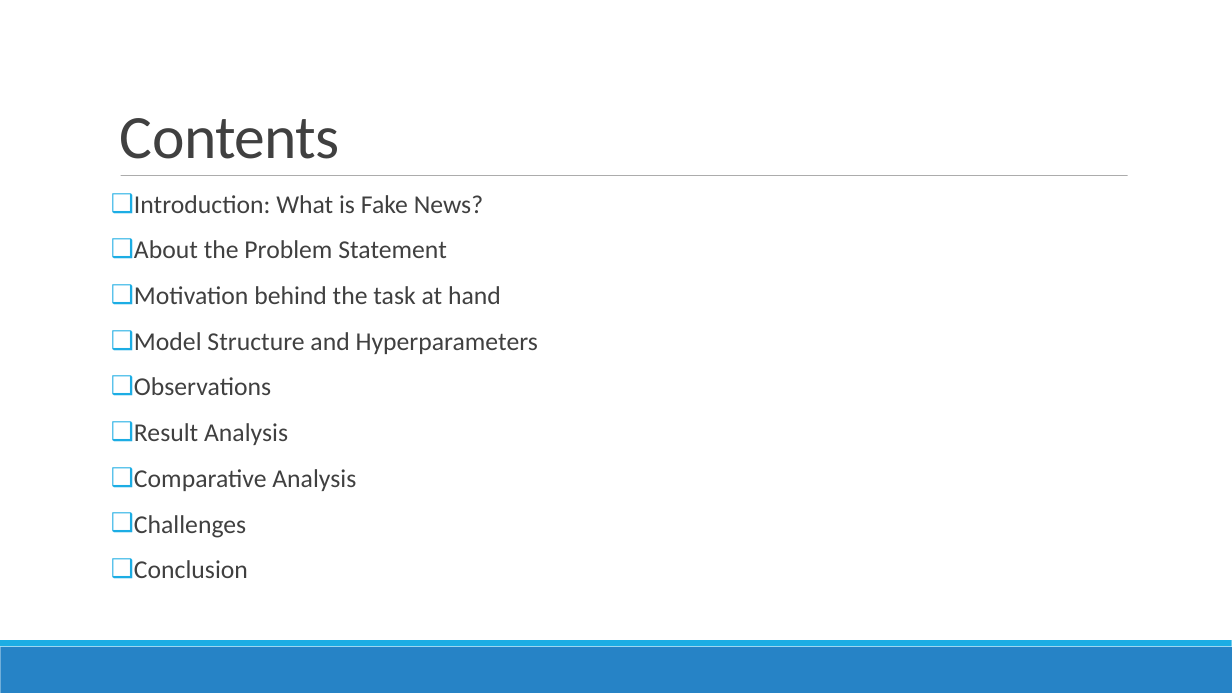
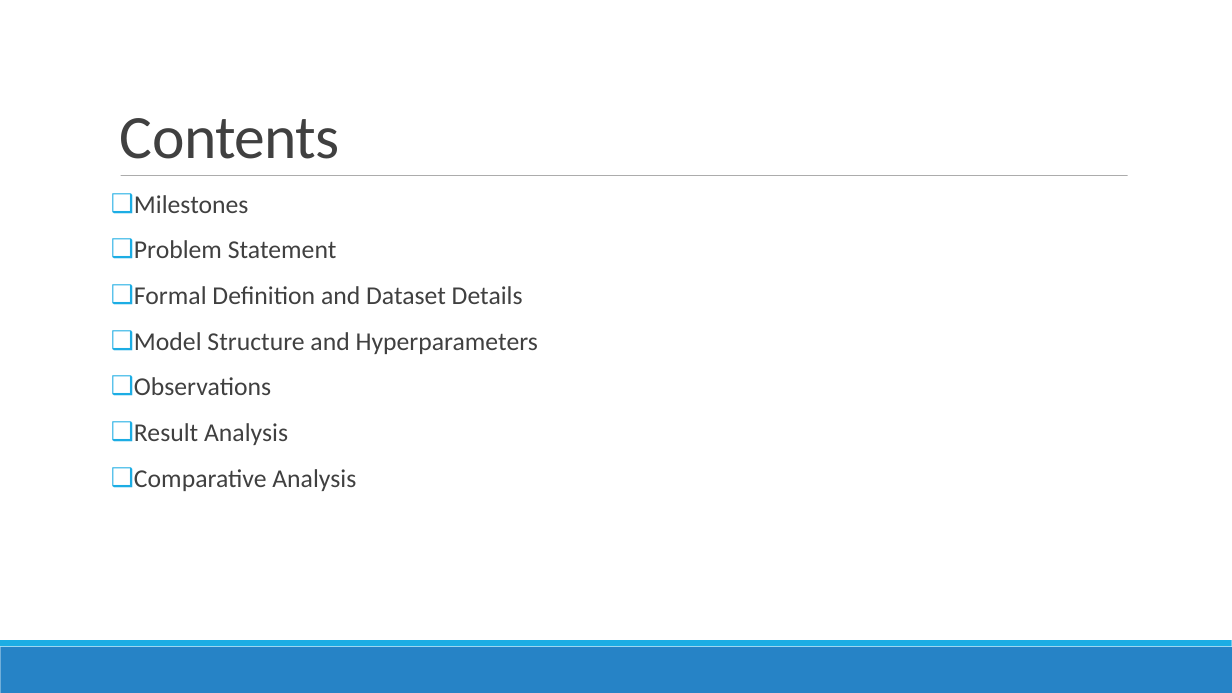
Before and after one commit to shubham-pahuja/FakeNewsDetection, a slide deck: slide 2 of Presentation-3.odp. Drawn at 1232x693 pixels with LibreOffice and Linux fonts; fonts in the diff are those of the drawing. Boxes give left, top, right and bottom in pixels: in the first picture for what was removed or moved away, otherwise in the second. Text is boxed around its words. In the diff, an @@ line names an element or a change of style, - is before the commit and + after.

```diff
--- a/Presentation-3.odp
+++ b/Presentation-3.odp
@@ text at (134, 195, 523, 304): text changed @@
-❑ Introduction: What is Fake News?
-❑ About the Problem Statement
-❑ Motivation behind the task at hand
+❑ Milestones
+❑ Problem Statement
+❑ Formal Definition and Dataset Details
@@ text at (134, 515, 248, 578): paragraphs removed @@
-❑ Challenges
-❑ Conclusion
```
Also in this commit, not shown: 2 other slides changed, 1 slide removed, 3 other files.
